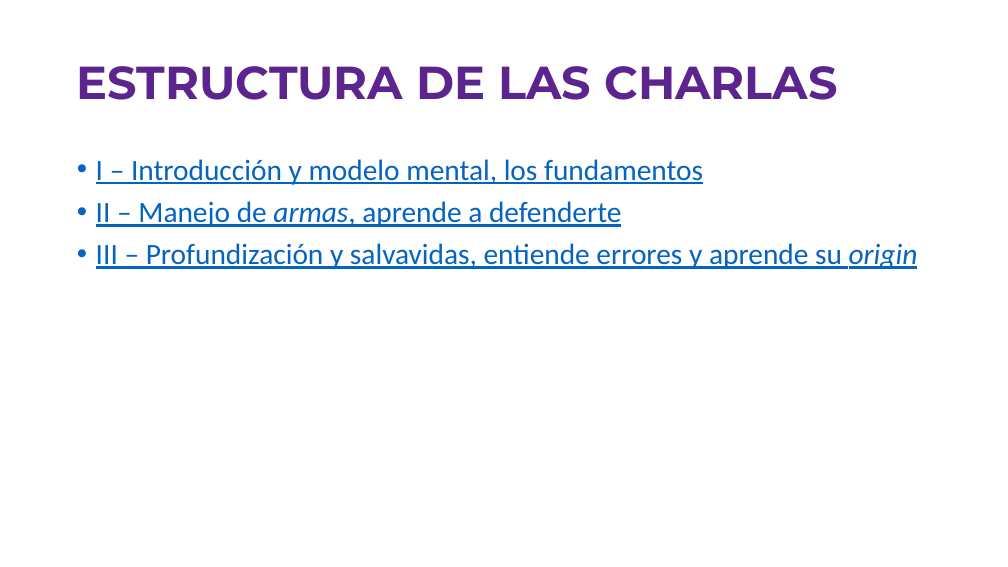
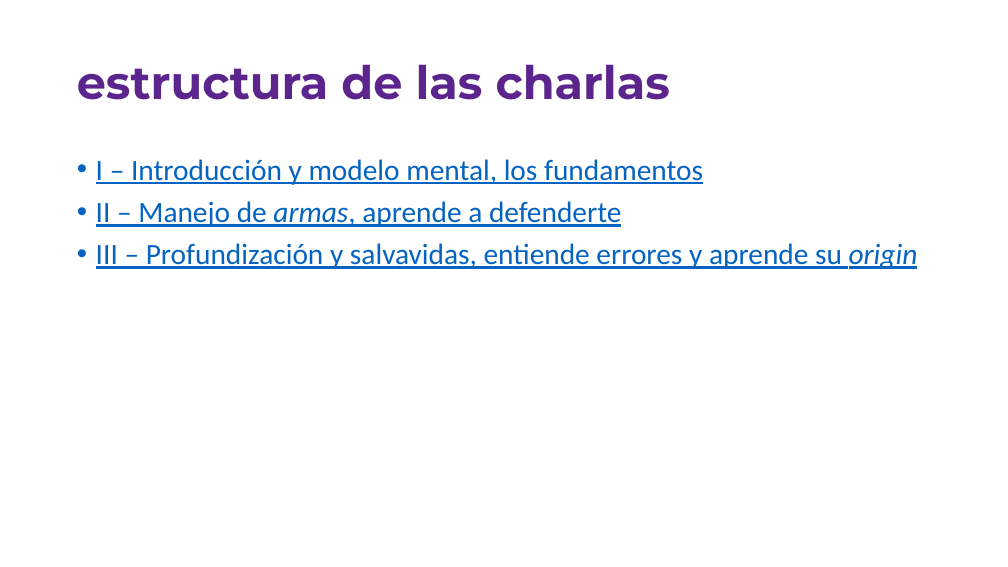
Before and after one commit to jofaval/talks-about, a slide deck: slide 4 of simplifying-git/fear-the-cli-no-more/simplifying-git-fear-the-cli-no-more.slides.es.pptx. Drawn at 1008x567 pixels with LibreOffice and Linux fonts; fonts in the diff are those of the drawing. Boxes give left, top, right and bottom in pixels: in the first picture for what was removed or moved away, otherwise in the second. Text is boxed around its words. In the diff, an @@ line names an element or a change of style, - is before the commit and + after.

```diff
--- a/simplifying-git/fear-the-cli-no-more/simplifying-git-fear-the-cli-no-more.slides.es.pptx
+++ b/simplifying-git/fear-the-cli-no-more/simplifying-git-fear-the-cli-no-more.slides.es.pptx
@@ title at box(77, 64, 670, 100): text changed @@
-ESTRUCTURA DE LAS CHARLAS
+estructura de las charlas
```
Also in this commit, not shown: 12 other slides changed, 7 slides added, 1 other file.
